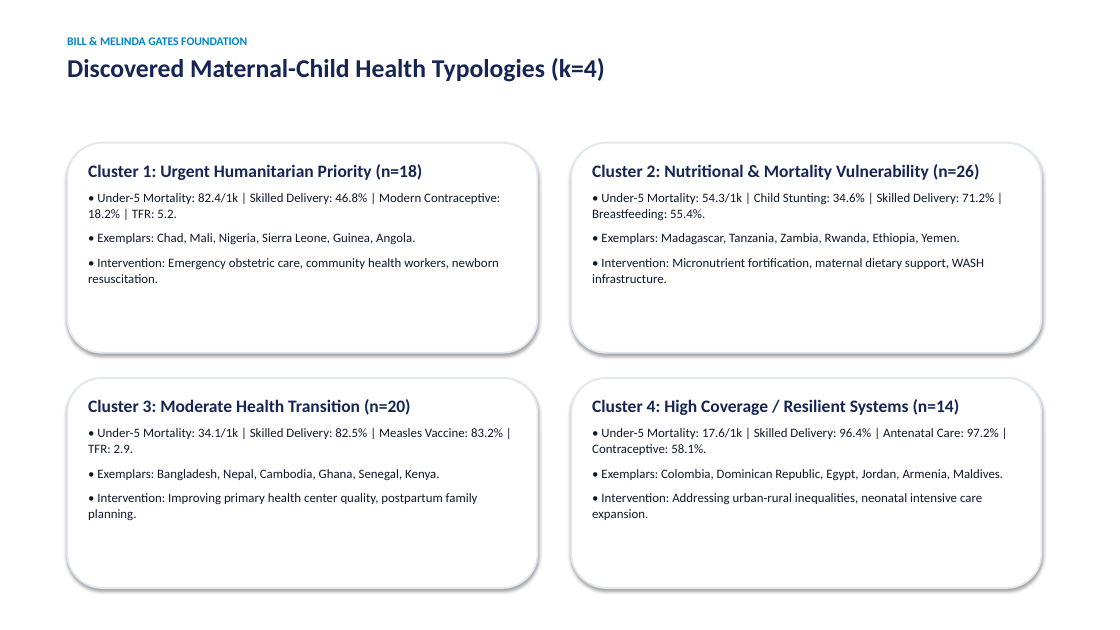
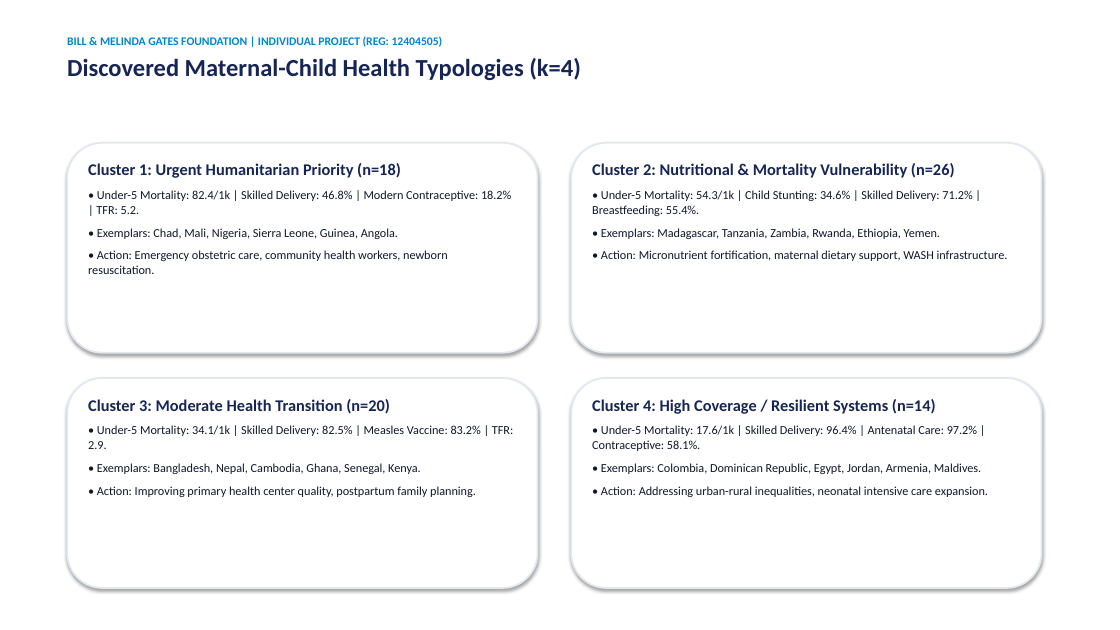
Before and after one commit to Mayank0053/Country-Maternal-Child-Health-Profile-Segmentation-Dashboard--, a slide deck: slide 8 of Country_MCH_Segmentation_Presentation.pptx. Drawn at 1120x630 pixels with LibreOffice and Linux fonts; fonts in the diff are those of the drawing. Boxes give left, top, right and bottom in pixels: in the first picture for what was removed or moved away, otherwise in the second. Text is boxed around its words. In the diff, an @@ line names an element or a change of style, - is before the commit and + after.

Commit message:
feat: upgrade to dynamic non-static FastAPI backend, light-themed dashboard, root preprocessed data files, and explicit individual project PPT/report

```diff
--- a/Country_MCH_Segmentation_Presentation.pptx
+++ b/Country_MCH_Segmentation_Presentation.pptx
@@ text at [67,36,443,47]: text changed @@
-BILL & MELINDA GATES FOUNDATION
+BILL & MELINDA GATES FOUNDATION | INDIVIDUAL PROJECT (REG: 12404505)
@@ text at [67,58,581,80]: size 22 to 21 pt in "Discovered Maternal-Child Health Typologies (k=4)" @@
@@ text at [88,163,511,239]: size 15 to 14 pt in "Cluster 1: Urgent Humanitarian Priority (n=18)"; size 11 to 10.5 pt in "• Under-5 Mortality: 82.4/1k | Skilled Delivery: ...", "• Exemplars: Chad, Mali, Nigeria, Sierra Leone, ..."; less space between paragraphs @@
@@ text at [592,163,972,239]: size 15 to 14 pt in "Cluster 2: Nutritional & Mortality Vulnerability (n=26)"; size 11 to 10.5 pt in "• Under-5 Mortality: 54.3/1k | Child Stunting: ...", "• Exemplars: Madagascar, Tanzania, Zambia, Rwanda, Ethiopia, ..."; less space between paragraphs @@
@@ text at [88,250,448,274]: text changed; size 11 to 10.5 pt @@
-• Intervention: Emergency obstetric care, community health workers, newborn resuscitation.
+• Action: Emergency obstetric care, community health workers, newborn resuscitation.
@@ text at [601,250,1008,261]: text changed; size 11 to 10.5 pt @@
-• Intervention: Micronutrient fortification, maternal dietary support, WASH infrastructure.
+• Action: Micronutrient fortification, maternal dietary support, WASH infrastructure.
@@ text at [88,399,513,474]: size 15 to 14 pt in "Cluster 3: Moderate Health Transition (n=20)"; size 11 to 10.5 pt in "• Under-5 Mortality: 34.1/1k | Skilled Delivery: ...", "• Exemplars: Bangladesh, Nepal, Cambodia, Ghana, Senegal, ..."; less space between paragraphs @@
@@ text at [592,399,981,474]: size 15 to 14 pt in "Cluster 4: High Coverage / Resilient Systems ..."; size 11 to 10.5 pt in "• Under-5 Mortality: 17.6/1k | Skilled Delivery: ...", "• Exemplars: Colombia, Dominican Republic, Egypt, Jordan, ..."; less space between paragraphs @@
@@ text at [97,486,476,497]: text changed; size 11 to 10.5 pt @@
-• Intervention: Improving primary health center quality, postpartum family planning.
+• Action: Improving primary health center quality, postpartum family planning.
@@ text at [601,486,988,497]: text changed; size 11 to 10.5 pt @@
-• Intervention: Addressing urban-rural inequalities, neonatal intensive care expansion.
+• Action: Addressing urban-rural inequalities, neonatal intensive care expansion.
```
Also in this commit, not shown: 12 other slides changed, 1 slide added, 2 slides removed, 20 other files.
